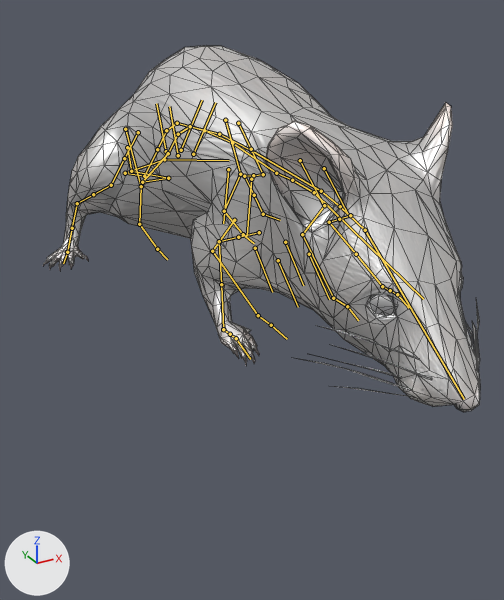
The Blender file vertex_animation_texture/Data/BlendFiles/mouse.blend, before and after one commit.
Camera for both pictures: a camera (50 mm lens) standing at (-0.642, -1.344, 0.549) and looking at (0.164, 0.12, -0.183). Every picture has the same lights, and +X, +Y and +Z are marked at lower left. Both versions are drawn at frame 11 of the action 'Attack'; the numbers are the values there. The bones that bend it are drawn over the model as lines. Mesh edges are drawn as thin lines.

Names of what the first picture shows: 'Mouse'.
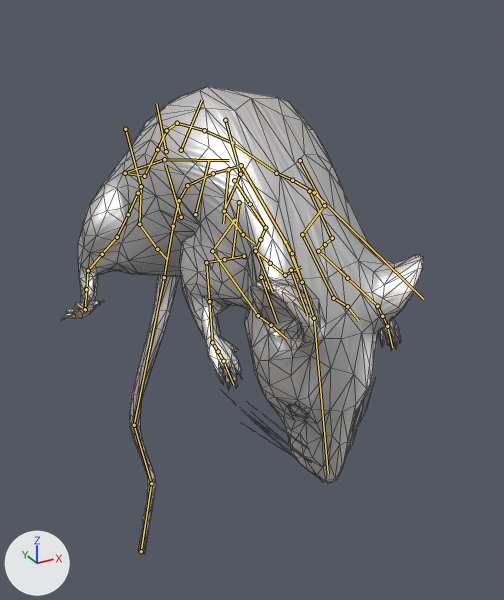
Commit message: Rework attack animation.

What the commit changed:
Bone 'torso' (bone_torso) moves from (0.0, -0.079, 0.0) to (0.0, -0.079, -0.164).
Bone 'torso' (bone_torso) turns from (0, 0, 0) to (-20, 0, 0) degrees about its own x, y and z.
Bone 'chest' (bone_chest) turns from (0, 0, 2) to (53, -2, 1) degrees about its own x, y and z.
Bone 'spine.003' (bone_spine_003) turns from (-2, -14, 15) to (-31, -4, 20) degrees about its own x, y and z.
Bone 'spine.002' (bone_spine_002) turns from (-4, -2, -39) to (4, -3, 11) degrees about its own x, y and z.
Bone 'spine.001' (bone_spine_001) turns from (4, 12, 86) to (17, 19, 23) degrees about its own x, y and z.
Bone 'spine' (bone_spine) turns from (19, -9, 29) to (-9, -17, 80) degrees about its own x, y and z.
Bone 'neck' (bone_neck) turns from (12, 0, 0) to (46, 4, 2) degrees about its own x, y and z.
Bone 'head' (bone_head) turns from (17, 1, 2) to (77, -1, 2) degrees about its own x, y and z.
Bone 'front_foot_ik.L' (bone_front_foot_ik_l) moves from (0.117, 0.0, 0.0) to (0.117, 0.036, -0.1).
Bone 'front_foot_ik.L' (bone_front_foot_ik_l) turns from (0, 0, 0) to (39, 0, 0) degrees about its own x, y and z.
Bone 'front_foot_ik.R' (bone_front_foot_ik_r) moves from (-0.077, -0.012, -0.013) to (-0.081, 0.044, -0.089).
Bone 'front_foot_ik.R' (bone_front_foot_ik_r) turns from (19, 0, 0) to (45, 0, 0) degrees about its own x, y and z.
Bone 'foot_ik.L' (bone_foot_ik_l) moves from (0.147, 0.129, 0.0) to (0.147, 0.024, -0.093).
Bone 'foot_ik.L' (bone_foot_ik_l) turns from (0, 0, 21) to (-43, 14, 15) degrees about its own x, y and z.
Bone 'foot_ik.R' (bone_foot_ik_r) moves from (-0.207, 0.085, 0.0) to (-0.207, -0.007, -0.062).
Bone 'foot_ik.R' (bone_foot_ik_r) turns from (0, 0, -25) to (-42, -17, -18) degrees about its own x, y and z.

Where the change shows, as pixel boxes [x1, y1, x2, y2] in the pictures (504 x 600 px):
'Mouse', posed (17% narrower, 28% taller)
    before: [43, 46, 480, 412]
    after: [61, 87, 423, 554]
